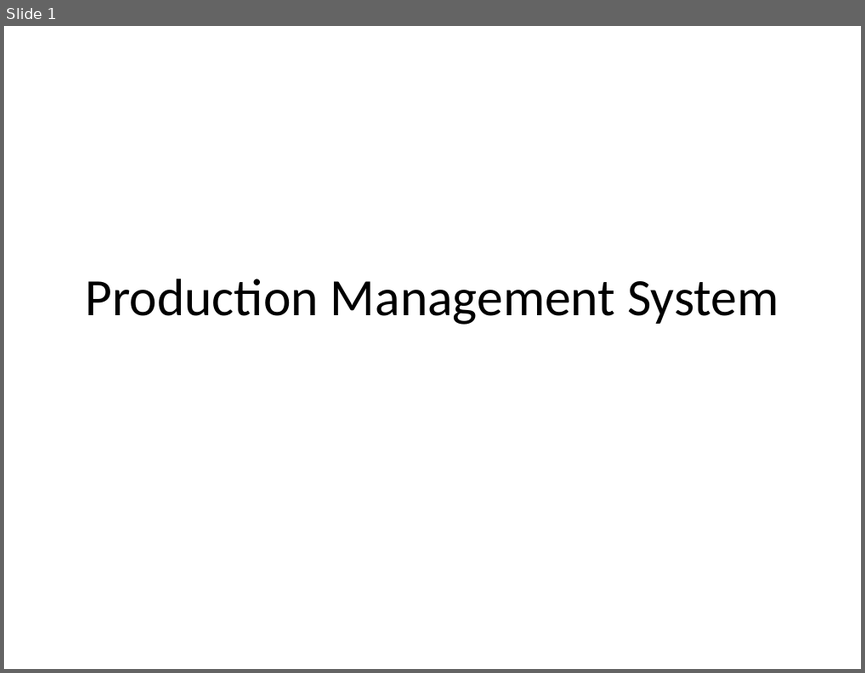
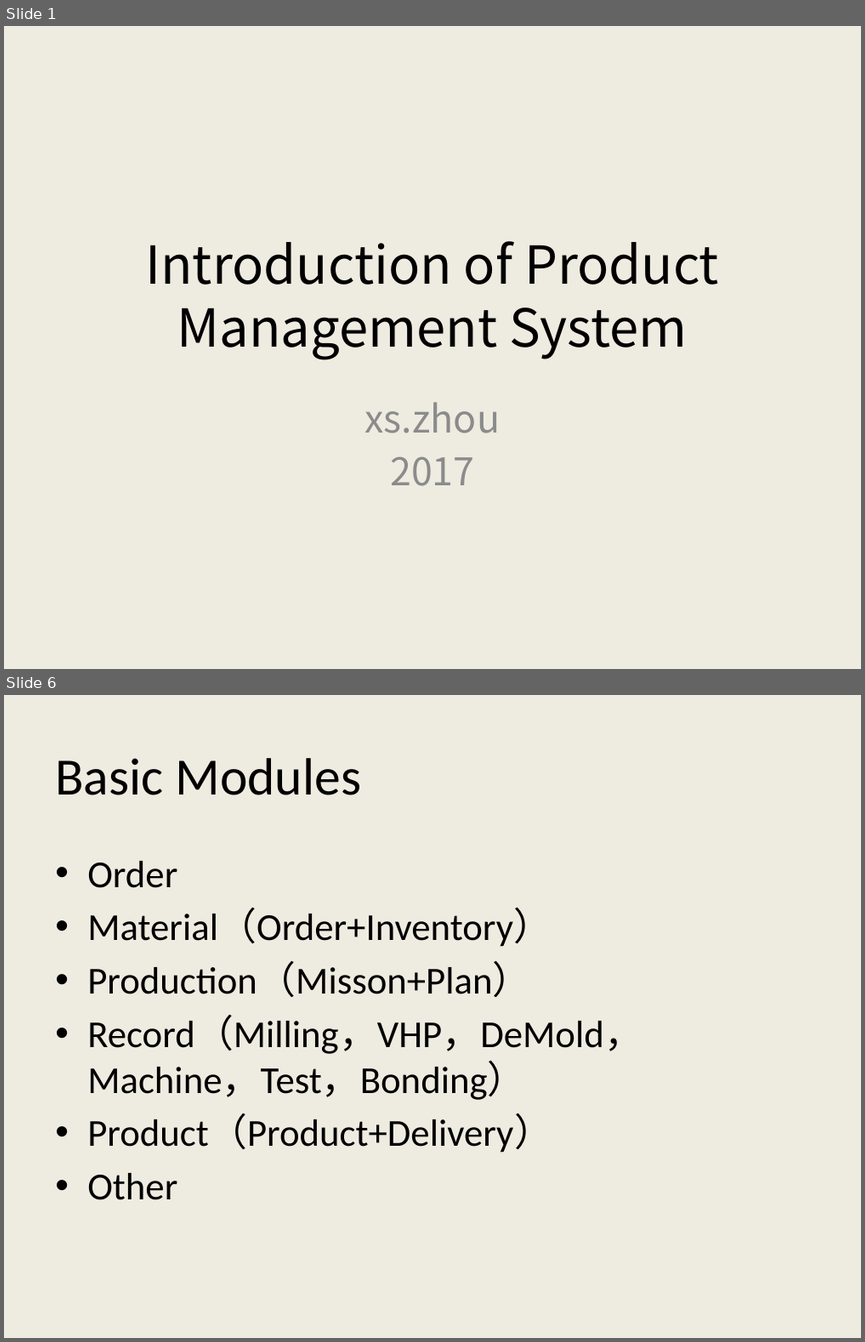
Before and after one commit to AlecSPb/PMS, a slide deck: PMSClient/Resource/Files/pmshelp_en.pptx. Shown one above the other, each under a label of ours: slide 1 before the commit, slides 1 and 6 after it; the slides between them are not shown. The pictures are 865x673 and 865x1342 pixels, drawn with LibreOffice and Linux fonts; fonts in the diff are those of the drawing. Boxes give left, top, right and bottom in pixels: in the first picture for what was removed or moved away, otherwise in the second. Text is boxed around its words. In the diff, an @@ line names an element or a change of style, - is before the commit and + after.

```diff
--- a/PMSClient/Resource/Files/pmshelp_en.pptx
+++ b/PMSClient/Resource/Files/pmshelp_en.pptx
@@ slide 6 added at (4, 695, 861, 1338), background #EEECE1 @@
@@ title added at (55, 758, 362, 795), 44 pt, text #000000 @@
+Basic Modules
@@ text added at (87, 861, 642, 1200), 32 pt, text #000000 @@
+• Order
+• Material（Order+Inventory）
+• Production（Misson+Plan）
+• Record（Milling，VHP，DeMold，Machine，Test，Bonding）
+• Product（Product+Delivery）
+• Other
@@ slide 1 changed as well @@
@@ background #FFFFFF to #EEECE1 @@
@@ title at (145, 241, 719, 360): text changed; font Calibri to Noto Sans CJK SC @@
-Production Management System
+Introduction of Product Management System
@@ subtitle added at (365, 402, 500, 486), 32 pt, text #8C8C8C @@
+xs.zhou
+2017
```
Also in this commit, not shown: 1 other slide changed, 11 other slides added, 10 slides removed, 1 other file.
